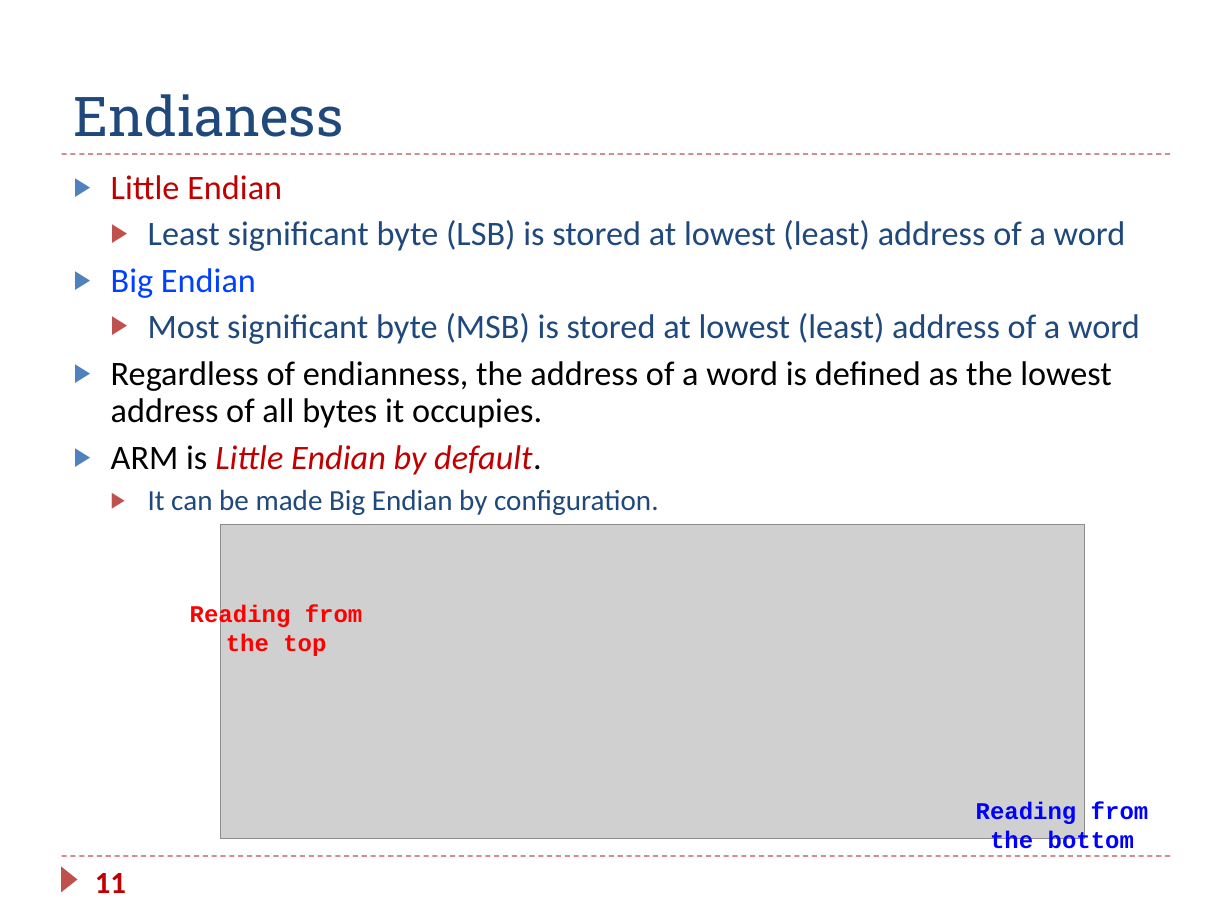
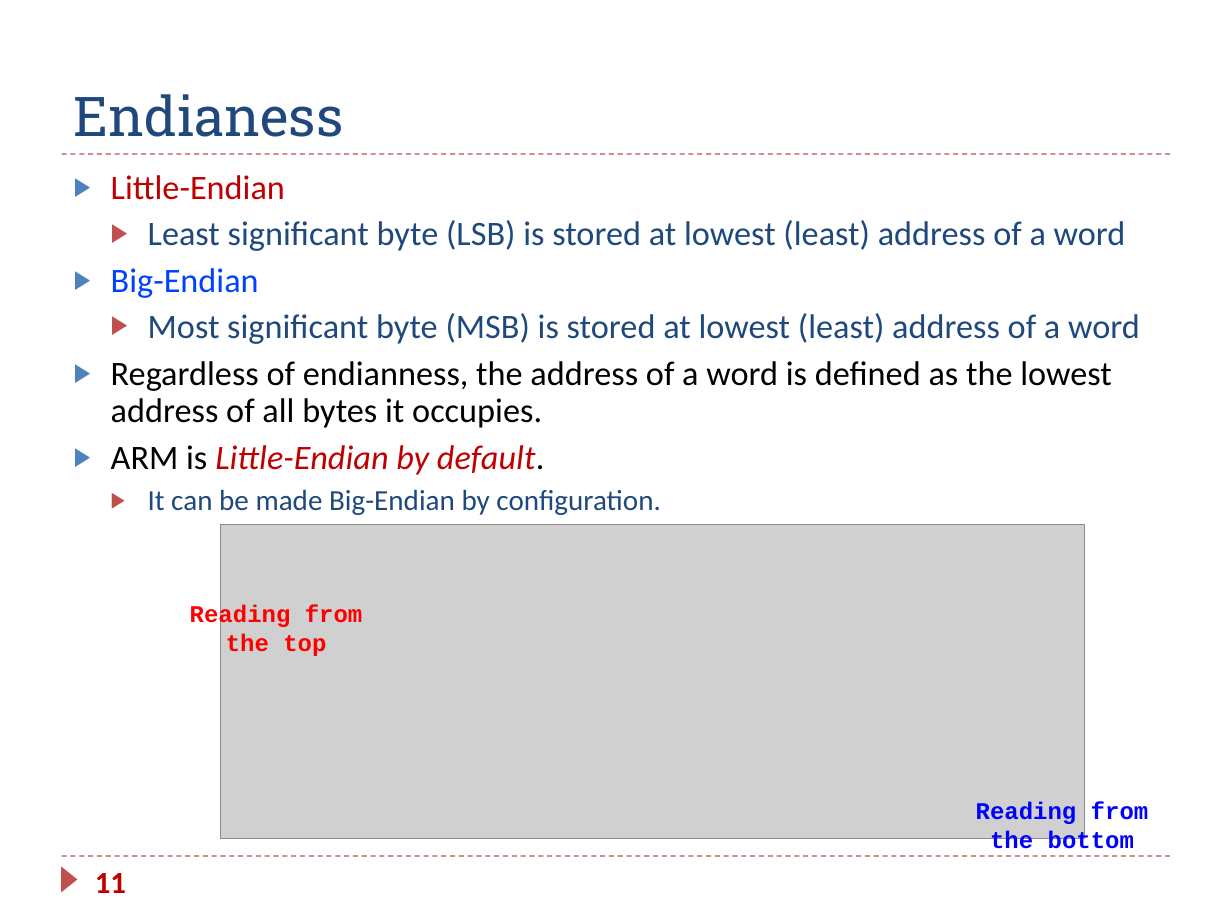
Before and after one commit to guhofstra/CSC111Fa25, a slide deck: slide 11 of PPTs/Ch5_ARM_Load_Store.pptx. Drawn at 1232x924 pixels with LibreOffice and Linux fonts; fonts in the diff are those of the drawing; grey boxes stand for pictures. Boxes give left, top, right and bottom in pixels: in the first picture for what was removed or moved away, otherwise in the second. Text is boxed around its words. In the diff, an @@ line names an element or a change of style, - is before the commit and + after.

```diff
--- a/PPTs/Ch5_ARM_Load_Store.pptx
+++ b/PPTs/Ch5_ARM_Load_Store.pptx
@@ text at (111,175,285,200): text changed @@
-▶ Little Endian
+▶ Little-Endian
@@ text at (111,268,259,298): text changed @@
-▶ Big Endian
+▶ Big-Endian
@@ text at (111,445,660,515): text changed @@
-▶ ARM is Little Endian by default.
-  ▶ It can be made Big Endian by configuration.
+▶ ARM is Little-Endian by default.
+  ▶ It can be made Big-Endian by configuration.
```
Also in this commit, not shown: 14 other slides changed, 1 slide removed, 2 other files.
